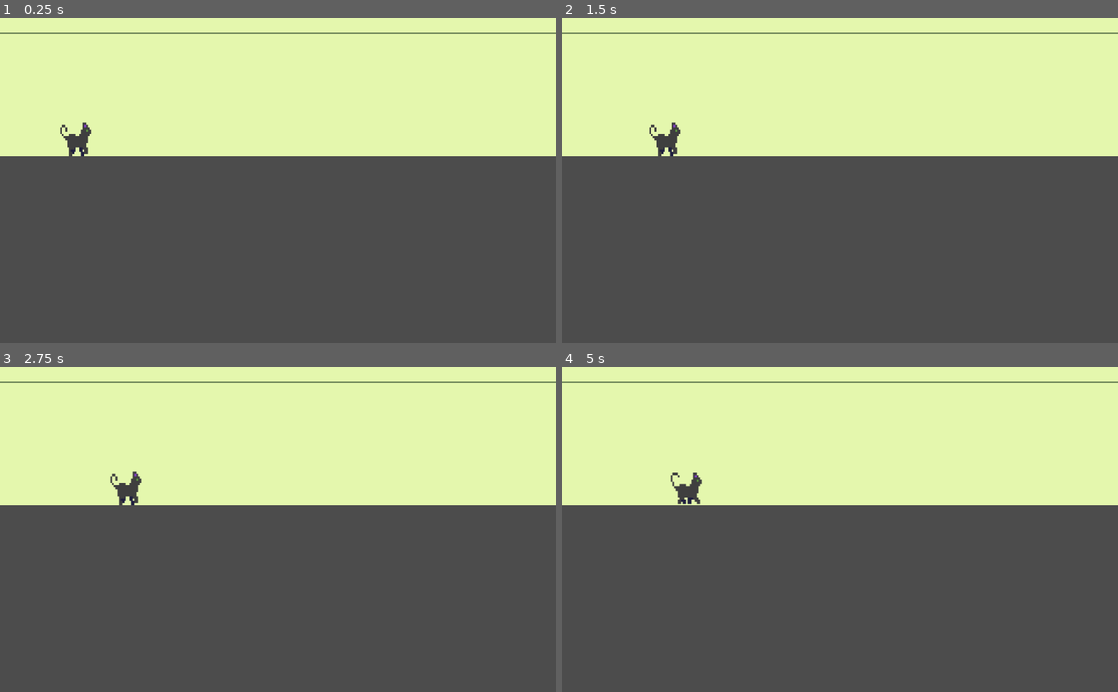
Above: before the commit, frames 1-4 (two rows, left to right).
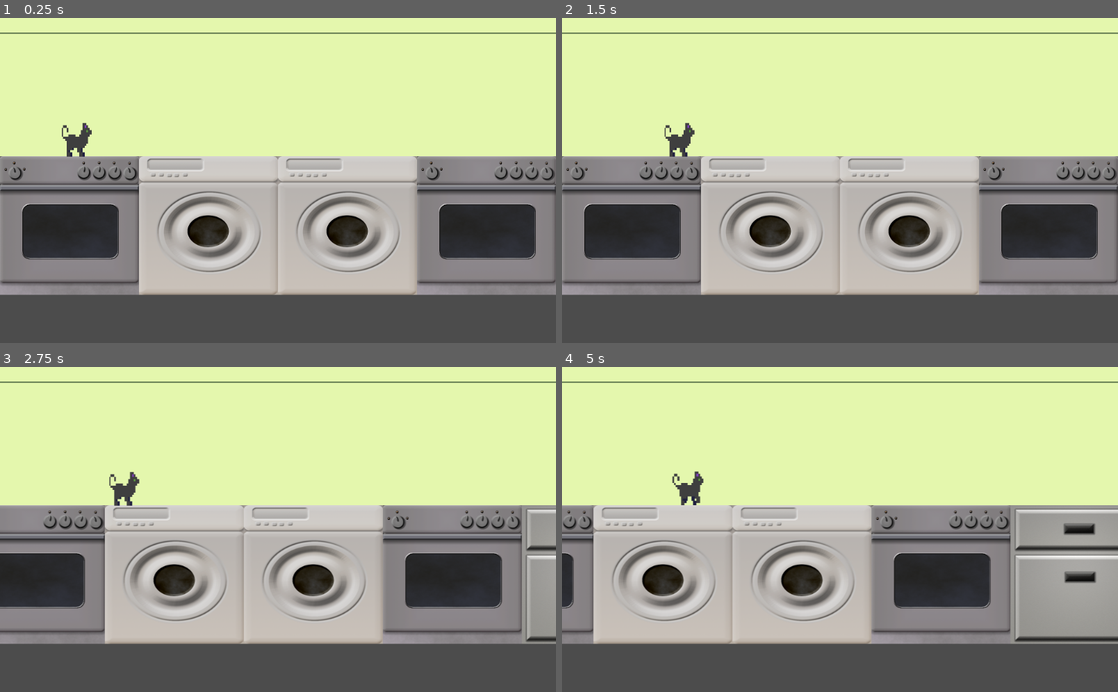
Above: after the commit, the same moments.

Repository: winnerbyhabit/bifigamejam18
Game: Godot game, scene res://Level.tscn
The game is run twice, just before and just after one commit, with the same random seed, the same clock (stepped at 60 frames per second) and the same inputs. This scene is started directly instead of the project's main scene.
Inputs:
- Up to frame 1 (0.25 s): no input
- Up to frame 2 (1.5 s): hold Right (player_right) 0.53-1.28 s; hold Space (player_hit) 0.53-1.28 s; hold Left (player_left) from 1.28 s (still down); tap Space (player_hit) at 1.35 s
- Up to frame 3 (2.75 s): release Left (player_left) at 2.03 s; hold Right (player_right) from 2.03 s (still down); hold Space (player_hit) from 2.03 s (still down)
- Up to frame 4 (5 s): release Space (player_hit) at 2.78 s; tap Space (player_hit) at 2.85, 4.35 s; release Right (player_right) at 3.53 s; hold Space (player_hit) 3.53-4.28 s; hold Left (player_left) from 3.53 s (still down)

The runs differ from the first frame. In frame 1, 41% of the frame differs, in the area x 0-100%, y 32-86%; in frame 2, 41%; in frame 3, 41%; in frame 4, 41%.
Error before the commit: Parse Error: Too few arguments for "set_next_tile()" call. Expected at least 1. (res://TileMap.gd:24)

Commit message:
bosslevel

Diff:
--- /dev/null
+++ b/BossLevel.gd
@@ -0,0 +1,20 @@
+extends "res://Level.gd"
+
+#gibt die koordinaten der begrenzungen an
+export(Vector2) var level_boundarys = Vector2(-5,5)
+
+func _ready():
+	#_ready von Level.gd wird automatisch aufgerufen
+
+	set_boundarys(level_boundarys)
+
+	pass
+
+func set_boundarys(boundarys):
+	var y_coord = $TileMap.tile_coordinates.y -1
+	$TileMap.set_random_tile(Vector2(boundarys.x,y_coord))
+	$TileMap.set_random_tile(Vector2(boundarys.y,y_coord))
+#func _process(delta):
+#	# Called every frame. Delta is time since last frame.
+#	# Update game logic here.
+#	pass
--- /dev/null
+++ b/BossLevel.tscn
@@ -0,0 +1,80 @@
+[gd_scene load_steps=6 format=2]
+
+[ext_resource path="res://BossLevel.gd" type="Script" id=1]
+[ext_resource path="res://assets/kitchen_customs/wallpaper/Pared.png" type="Texture" id=2]
+[ext_resource path="res://Player.tscn" type="PackedScene" id=3]
+[ext_resource path="res://Tileset.tres" type="TileSet" id=4]
+[ext_resource path="res://TileMap.gd" type="Script" id=5]
+
+[node name="BossLevel" type="Node" index="0"]
+
+script = ExtResource( 1 )
+level_boundarys = Vector2( -5, 5 )
+
+[node name="bg" type="Sprite" parent="." index="0"]
+
+position = Vector2( 35.0739, 150.316 )
+texture = ExtResource( 2 )
+region_enabled = true
+region_rect = Rect2( 0, 0, 1792, 300 )
+_sections_unfolded = [ "Region" ]
+
+[node name="Player" parent="." index="1" instance=ExtResource( 3 )]
+
+position = Vector2( 32.2175, 223.402 )
+speed = 200
+automove = false
+
+[node name="Camera2D" type="Camera2D" parent="Player" index="1"]
+
+position = Vector2( 1.18609, 75.5607 )
+anchor_mode = 1
+rotating = false
+current = true
+zoom = Vector2( 1, 1 )
+limit_left = -10000000
+limit_top = -10000000
+limit_right = 10000000
+limit_bottom = 10000000
+limit_smoothed = false
+drag_margin_h_enabled = true
+drag_margin_v_enabled = true
+smoothing_enabled = false
+smoothing_speed = 5.0
+offset_v = 0.0
+offset_h = 0.0
+drag_margin_left = 0.2
+drag_margin_top = 0.2
+drag_margin_right = 0.2
+drag_margin_bottom = 0.2
+editor_draw_screen = true
+editor_draw_limits = false
+editor_draw_drag_margin = false
+
+[node name="TileMap" type="TileMap" parent="." index="2"]
+
+mode = 0
+tile_set = ExtResource( 4 )
+cell_size = Vector2( 256, 256 )
+cell_quadrant_size = 16
+cell_custom_transform = Transform2D( 1, 0, 0, 1, 0, 0 )
+cell_half_offset = 2
+cell_tile_origin = 0
+cell_y_sort = false
+cell_clip_uv = false
+collision_use_kinematic = false
+collision_friction = 1.0
+collision_bounce = 0.0
+collision_layer = 1
+collision_mask = 1
+occluder_light_mask = 1
+format = 1
+tile_data = PoolIntArray(  )
+script = ExtResource( 5 )
+_sections_unfolded = [ "Cell" ]
+__meta__ = {
+"_edit_lock_": true
+}
+tile_coordinates = Vector2( -5, 1 )
+start_tiles = 10
+number_of_tiles = 3
--- a/Level.gd
+++ b/Level.gd
@@ -10,6 +10,9 @@
 func _process(delta):
 	#updates map
 	if int(old_player_pos.x / $TileMap.cell_size.x) < int($Player.position.x / $TileMap.cell_size.x):
-		$TileMap.set_next_tile()
+		$TileMap.set_next_tile(1)
 		$bg.position.x += $TileMap.cell_size.x
+	if int(old_player_pos.x / $TileMap.cell_size.x) > int($Player.position.x / $TileMap.cell_size.x):
+		$TileMap.set_next_tile(-1)
+		$bg.position.x -= $TileMap.cell_size.x
 	old_player_pos = $Player.position
--- a/Level.tscn
+++ b/Level.tscn
@@ -6,7 +6,7 @@
 [ext_resource path="res://TileMap.gd" type="Script" id=4]
 [ext_resource path="res://Player.tscn" type="PackedScene" id=5]
 
-[node name="Level" type="Node" index="0"]
+[node name="Level" type="Node"]
 
 script = ExtResource( 1 )
 
@@ -47,8 +47,6 @@
 
 position = Vector2( 128, 225 )
 _sections_unfolded = [ "Transform" ]
-speed = 40
-automove = true
 
 [node name="Camera2D" type="Camera2D" parent="Player" index="1"]
 
--- a/Player.tscn
+++ b/Player.tscn
@@ -23,16 +23,40 @@
 "speed": 5.0
 } ]
 
+[sub_resource type="RectangleShape2D" id=2]
+
+custom_solver_bias = 0.0
+extents = Vector2( 10, 10 )
+
 [node name="Player" type="Node2D"]
 
 position = Vector2( 32.133, 34.349 )
 script = ExtResource( 1 )
-speed = 40
+speed = 60
+automove = true
 
 [node name="AnimatedSprite" type="AnimatedSprite" parent="." index="0"]
 
 frames = SubResource( 1 )
 animation = "running"
-frame = 4
+frame = 5
 playing = true
 _sections_unfolded = [ "Transform" ]
+
+[node name="Area2D" type="Area2D" parent="." index="1"]
+
+input_pickable = true
+gravity_vec = Vector2( 0, 1 )
+gravity = 98.0
+linear_damp = 0.1
+angular_damp = 1.0
+audio_bus_override = false
+audio_bus_name = "Master"
+
+[node name="CollisionShape2D" type="CollisionShape2D" parent="Area2D" index="0"]
+
+position = Vector2( -0.258977, 0 )
+scale = Vector2( 3.14663, 1 )
+shape = SubResource( 2 )
+
+[connection signal="body_entered" from="Area2D" to="." method="_on_wall_collision"]
--- a/TileMap.gd
+++ b/TileMap.gd
@@ -8,8 +8,8 @@
 
 #anzahl verschiedener tiles
 export var number_of_tiles = 3
-var last_coordinate #letztes tile rechts
-var fist_coordinate #letztes tile links
+onready var last_coordinate = tile_coordinates #letztes tile rechts
+onready var first_coordinate = tile_coordinates#letztes tile links
 # class member variables go here, for example:
 # var a = 2
 # var b = "textvar"
@@ -21,18 +21,20 @@
 	#setzt automatisch n küchen teile
 	set_random_tile(tile_coordinates)
 	for i in range(start_tiles-1):
-		set_next_tile()
+		set_next_tile(1)
 
 func set_random_tile(coordinate):
 
 	var random_id = randi()%number_of_tiles
 	set_cell(coordinate[0],coordinate.y,random_id)
-	last_coordinate = coordinate
+
 
 func set_next_tile(direction):
 	if direction == 1:
-		var coordinate = last_coordinate + Vector2(1,0)
+		var coordinate = Vector2(last_coordinate.x +1,tile_coordinates.y)
 		set_random_tile(coordinate)
+		last_coordinate = coordinate
 	else:
-		var coordinate = first - Vector2(1,0)
+		var coordinate = Vector2(first_coordinate.x -1,tile_coordinates.y)
 		set_random_tile(coordinate)
+		first_coordinate = coordinate
--- a/move_player.gd
+++ b/move_player.gd
@@ -1,7 +1,7 @@
 extends Node2D
 
 #Geschwindigkeit
-export var speed = 40
+export var speed = 60
 
 #katze bewegt sich automatisch
 export var automove = true
@@ -22,10 +22,22 @@
 	else:
 		if Input.is_action_pressed("player_right"):
 			direction = 1
-		elif Input.is_action_pressed("player_right"):
+			$AnimatedSprite.flip_h = false
+		elif Input.is_action_pressed("player_left"):
 			direction = -1
+			$AnimatedSprite.flip_h = true
+
+		move(delta)
+
 	if Input.is_action_pressed("player_hit"):
 		print("pressed space")
 
 func move(delta):
 	position.x += speed*delta*direction
+
+
+func _on_wall_collision( body ):
+	#turn on wall collision
+	direction *= -1
+	$AnimatedSprite.flip_h = not $AnimatedSprite.flip_h
+	pass # replace with function body
Not shown: 1 places in Player.tscn that only renumber resources
Binary file added: assets/dog/dog/dog_sit_barkx1.gif
Binary file added: assets/dog/dog/dog_sit_barkx2.gif
Binary file added: assets/dog/dog/dog_sit_barkx4.gif
Binary file added: assets/dog/dog/dog_sit_lookx1.gif
Binary file added: assets/dog/dog/dog_sit_lookx2.gif
Binary file added: assets/dog/dog/dog_sit_lookx4.gif
Binary file added: assets/dog/dog/dog_sitx1.gif
Binary file added: assets/dog/dog/dog_sitx2.gif
Binary file added: assets/dog/dog/dog_sitx4.gif
Binary file added: assets/dog/dog/dog_sprite_sheetx1.gif
Binary file added: assets/dog/dog/dog_sprite_sheetx2.gif
(and 10 more such lines)
